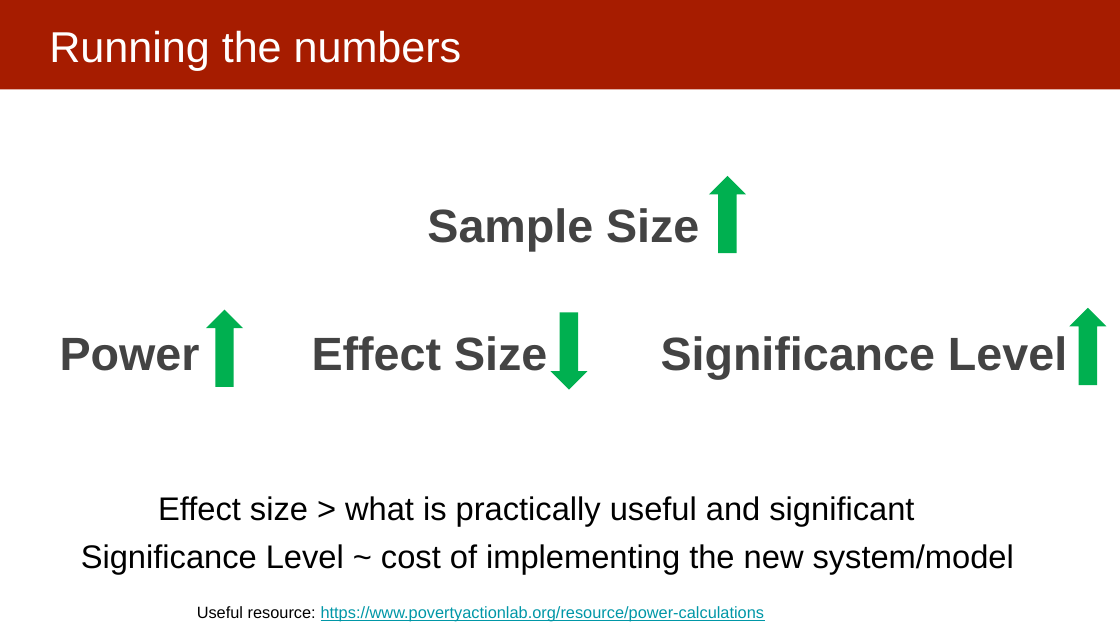
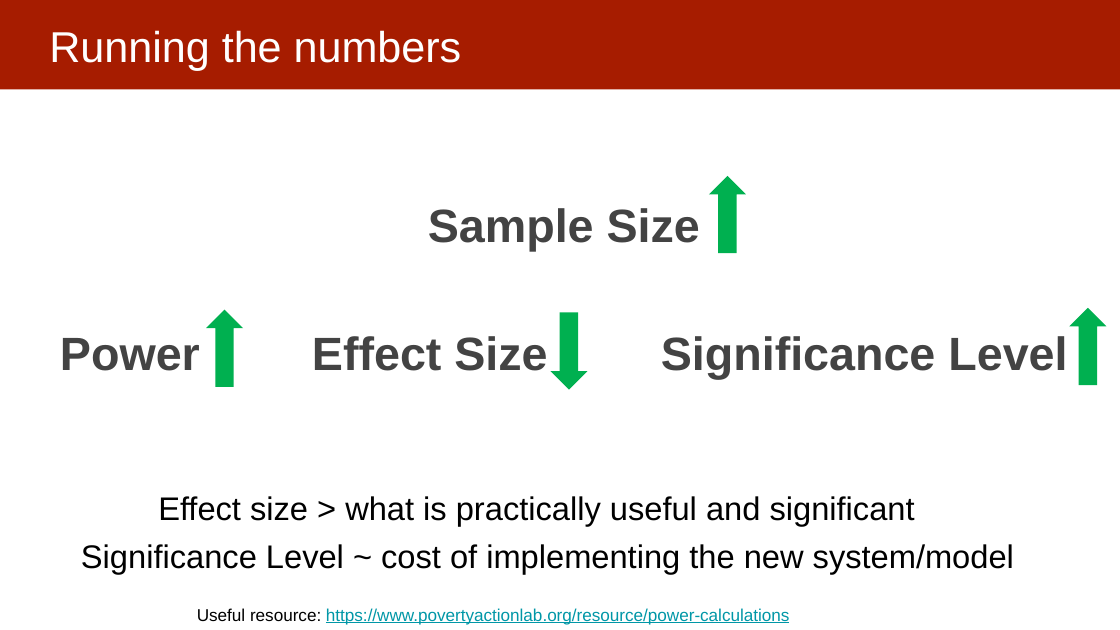
Before and after one commit to dssg/mlforpublicpolicylab, a slide deck: slide 20 of Lectures/FieldValidation.pptx (slide 17 before the commit). Drawn at 1120x630 pixels with LibreOffice and Linux fonts; fonts in the diff are those of the drawing. Boxes give left, top, right and bottom in pixels: in the first picture for what was removed or moved away, otherwise in the second. Text is boxed around its words. In the diff, an @@ line names an element or a change of style, - is before the commit and + after.

```diff
--- a/Lectures/FieldValidation.pptx
+++ b/Lectures/FieldValidation.pptx
@@ text "Sample Size" at bbox=[60, 208, 1067, 380]: indent changed @@
@@ text "Useful resource: https://www.povertyactionlab.org/resource/p ..." at bbox=[197, 608, 790, 624]: size 14 to 14.7 pt @@
```
Also in this commit, not shown: 15 other slides changed, 10 slides added, 1 slide removed.
